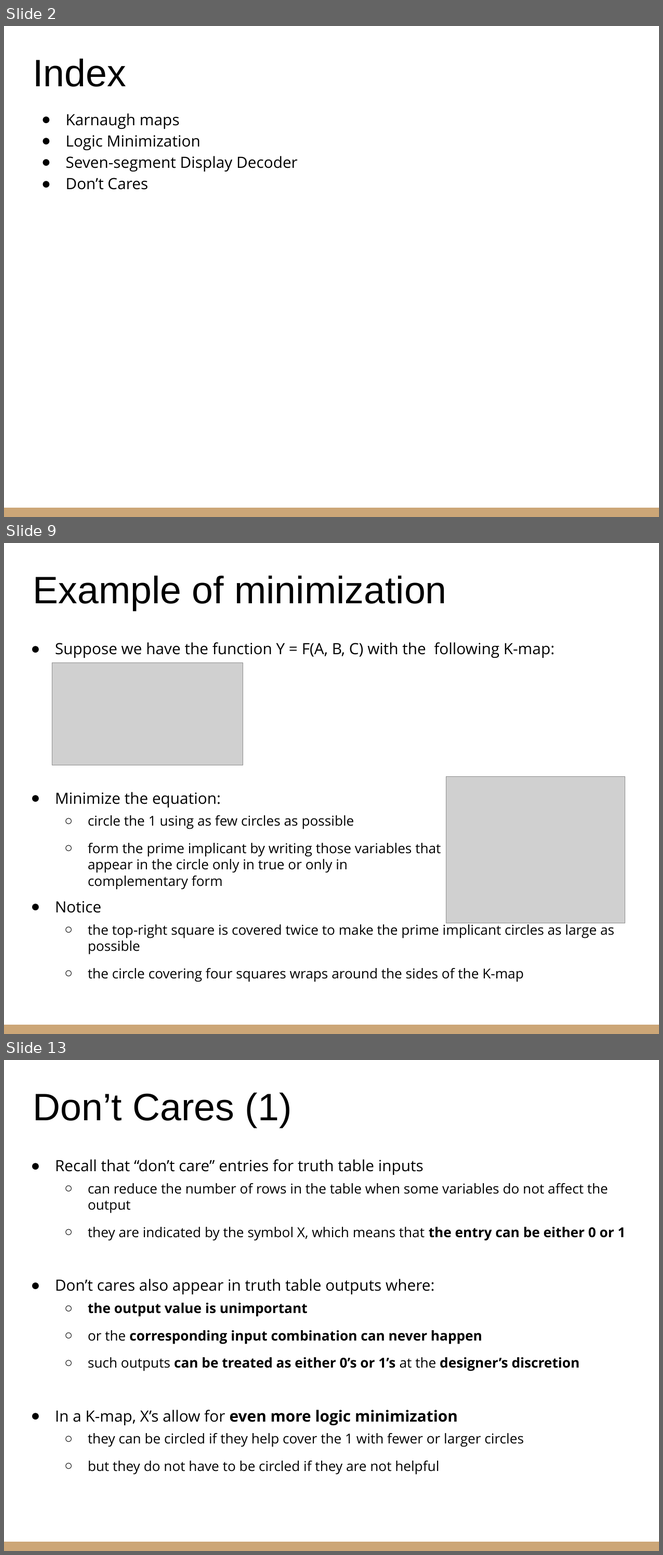
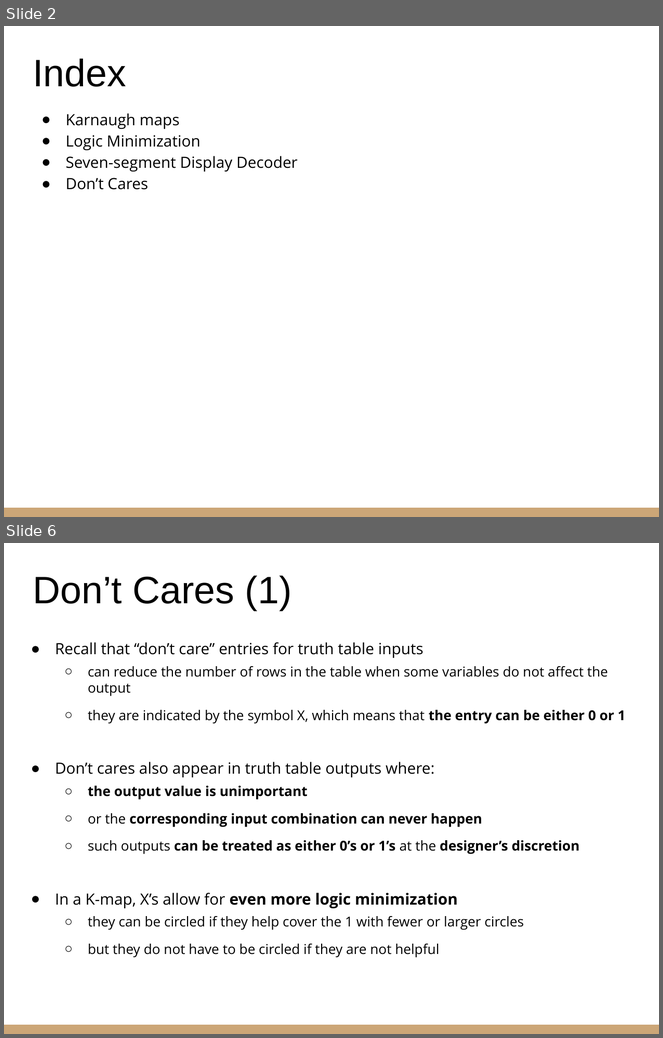
Before and after one commit to riccardoberta/esd, a slide deck: 06 - Karnaugh Maps/slides.pptx. Shown one above the other, each under a label of ours: slides 2, 9 and 13 before the commit, slides 2 and 6 after it; the slides between them are not shown. The pictures are 663x1555 and 663x1038 pixels, drawn with LibreOffice and Linux fonts; fonts in the diff are those of the drawing; grey boxes stand for pictures. Boxes give left, top, right and bottom in pixels: in the first picture for what was removed or moved away, otherwise in the second. Text is boxed around its words. In the diff, an @@ line names an element or a change of style, - is before the commit and + after.

```diff
--- a/06 - Karnaugh Maps/slides.pptx
+++ b/06 - Karnaugh Maps/slides.pptx
@@ slide 9 removed at (4, 543, 659, 1034), background #FFFFFF; not listed: 1 template element that a slide beside it also shows @@
@@ title removed at (33, 575, 447, 611) @@
-Example of minimization
@@ text removed at (55, 642, 614, 982) @@
-● Suppose we have the function Y = F(A, B, C) with the following K-map:
-● Minimize the equation:
-  ○ circle the 1 using as few circles as possible
-  ○ form the prime implicant by writing those variables that
-    appear in the circle only in true or only in
-    complementary form
-● Notice
-  ○ the top-right square is covered twice to make the prime implicant circles as large as possible
-  ○ the circle covering four squares wraps around the sides of the K-map
@@ picture removed at (52, 663, 243, 765) @@
@@ picture removed at (446, 777, 625, 924) @@
@@ what was slide 13 is now slide 6 @@
```
Also in this commit, not shown: 3 slides changed, 6 other slides removed, 36 other files.
